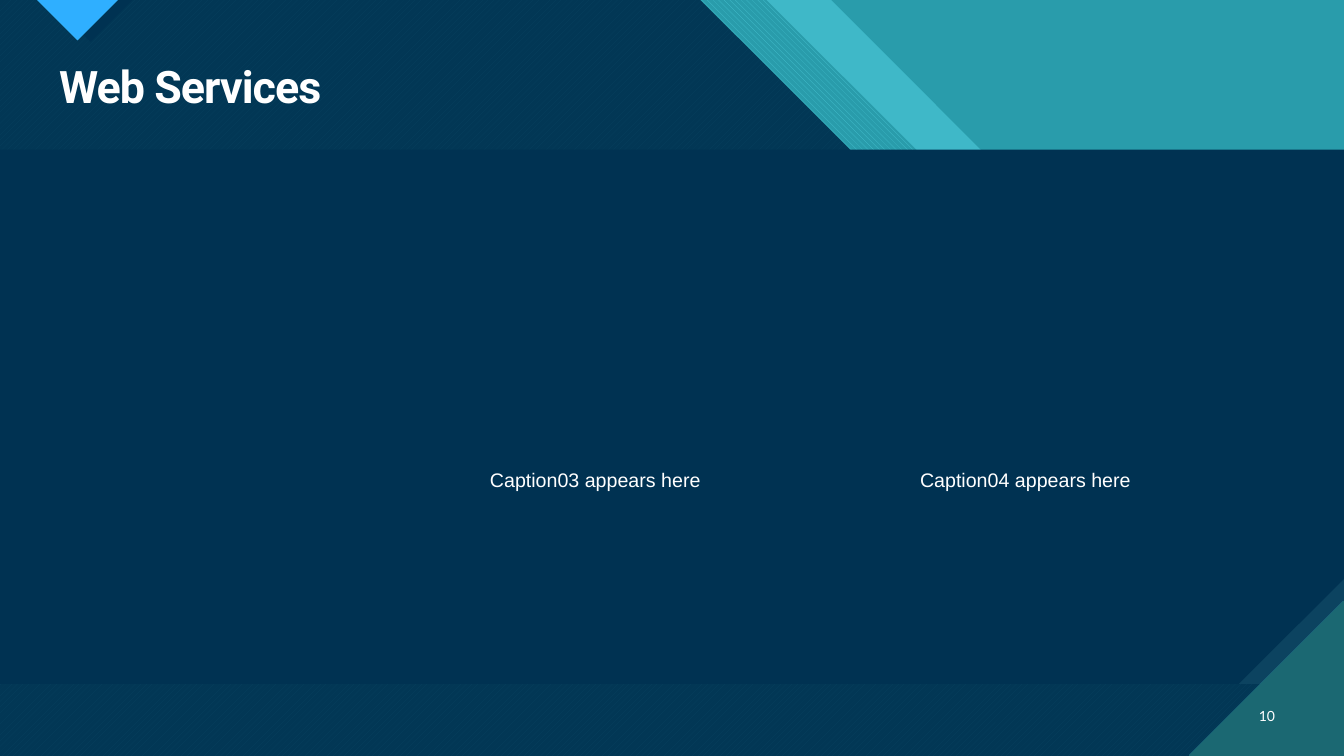
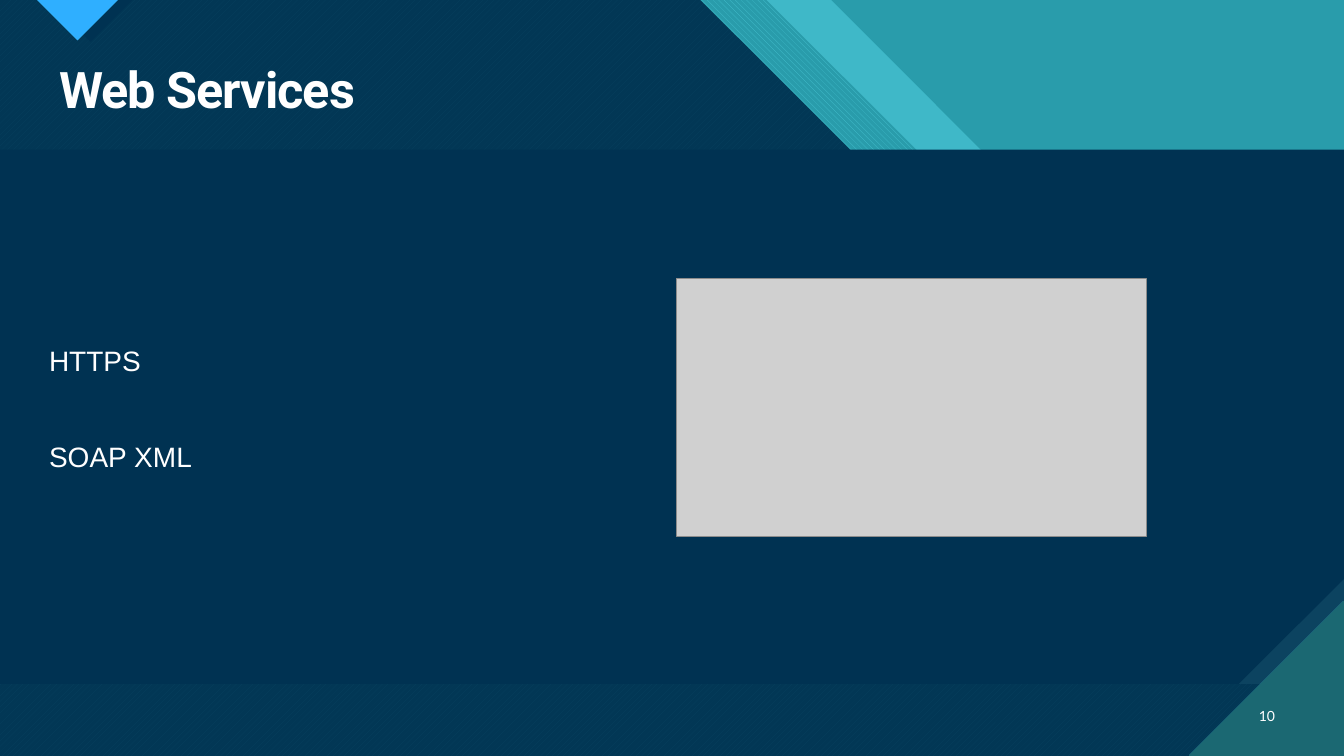
Before and after one commit to pedrocarrega/tese_mestrado_21-22, a slide deck: slide 10 of relatorio_preliminar/presentation.pptx. Drawn at 1344x756 pixels with LibreOffice and Linux fonts; fonts in the diff are those of the drawing; grey boxes stand for pictures. Boxes give left, top, right and bottom in pixels: in the first picture for what was removed or moved away, otherwise in the second. Text is boxed around its words. In the diff, an @@ line names an element or a change of style, - is before the commit and + after.

Commit message:
presentation final version

```diff
--- a/relatorio_preliminar/presentation.pptx
+++ b/relatorio_preliminar/presentation.pptx
@@ title "Web Services" at (x1=59, y1=70, x2=355, y2=109): size 32 to 36 pt @@
@@ picture added at (x1=677, y1=279, x2=1147, y2=536) @@
@@ text added at (x1=49, y1=351, x2=192, y2=468), 20 pt, text #FFFFFF @@
+HTTPS
+SOAP XML
@@ text removed at (x1=490, y1=472, x2=700, y2=491) @@
-Caption03 appears here
@@ text removed at (x1=920, y1=472, x2=1130, y2=491) @@
-Caption04 appears here
```
Also in this commit, not shown: 6 other slides changed, 2 slides added, 2 slides removed.
